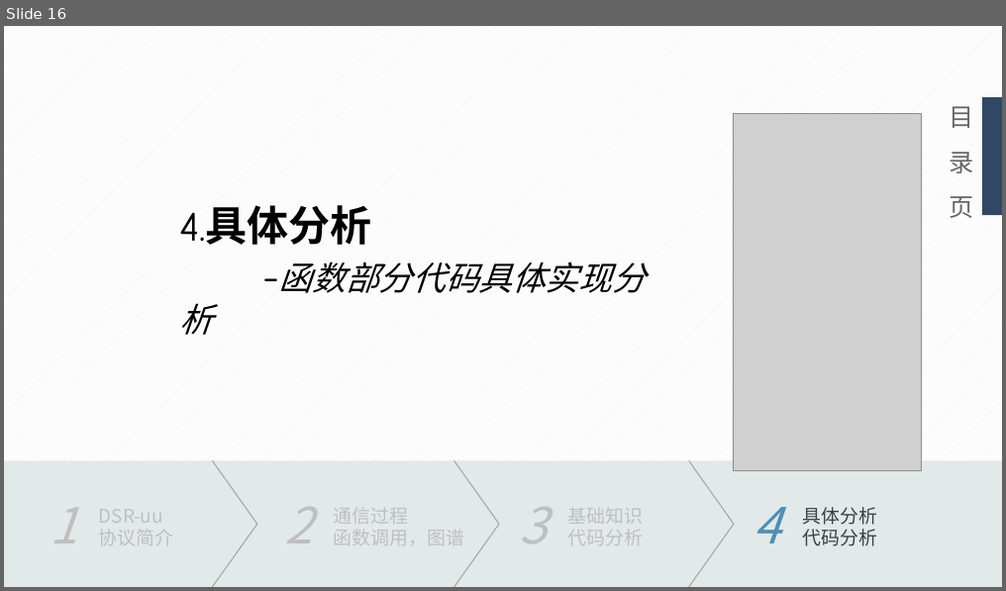
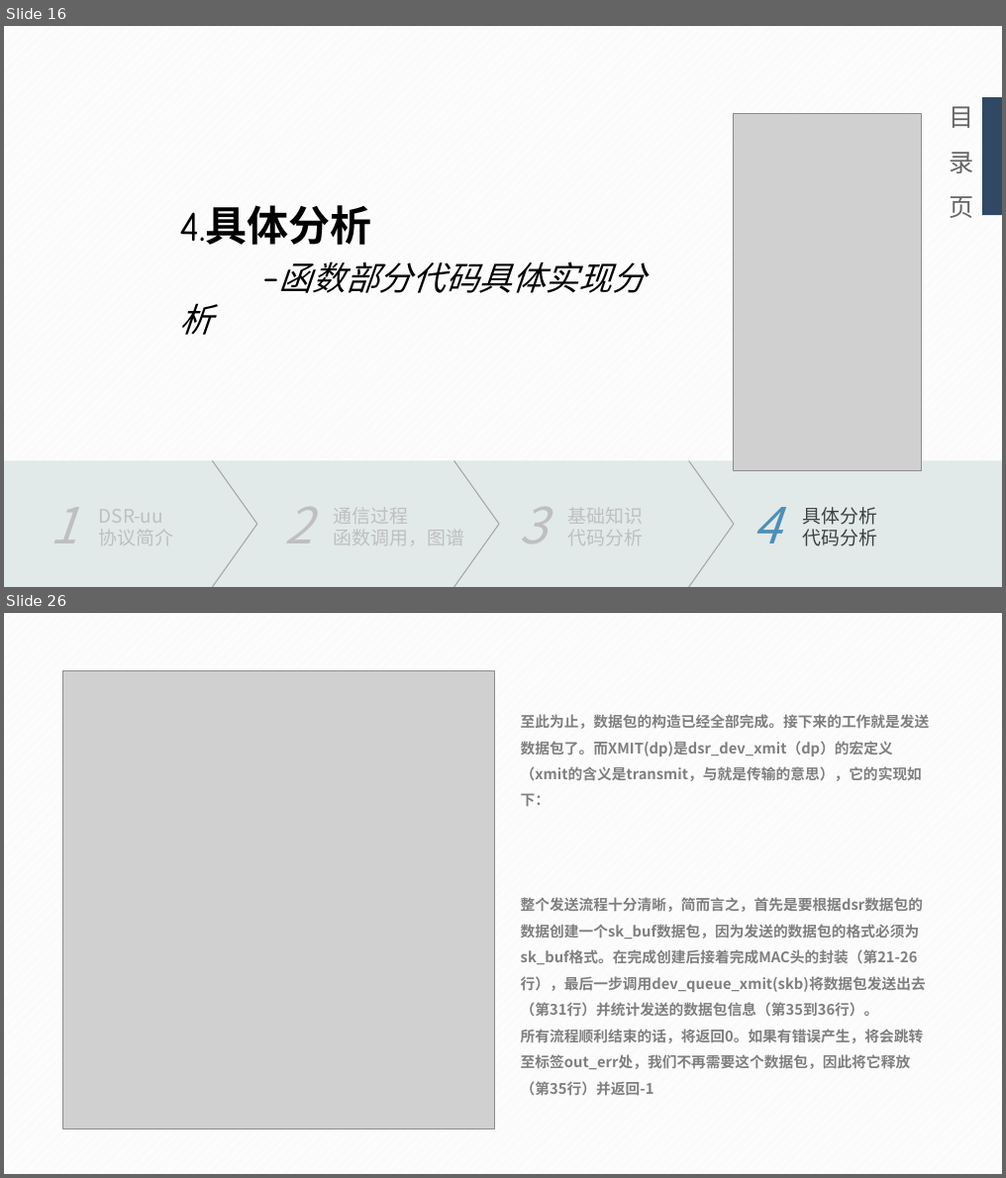
Before and after one commit to Sma-yida/201692204, a slide deck: DSR-uu代码分析.pptx. Shown one above the other, each under a label of ours: slide 16 before the commit, slides 16 and 26 after it; the slides between them are not shown. The pictures are 1006x591 and 1006x1178 pixels, drawn with LibreOffice and Linux fonts; fonts in the diff are those of the drawing; grey boxes stand for pictures. Boxes give left, top, right and bottom in pixels: in the first picture for what was removed or moved away, otherwise in the second. Text is boxed around its words. In the diff, an @@ line names an element or a change of style, - is before the commit and + after.

```diff
--- a/DSR-uu代码分析.pptx
+++ b/DSR-uu代码分析.pptx
@@ slide 26 added at (4,613,1002,1174), background pattern #F2F2F2 on #FFFFFF @@
@@ picture added at (62,670,494,1130) @@
@@ text added at (521,714,930,1069), 14 pt, text #7F7F7F, bold @@
+至此为止，数据包的构造已经全部完成。接下来的工作就是发送数据包了。而XMIT(dp)是dsr_dev_xmit（dp）的宏定义（xmit的含义是transmit，与就是传输的意思），它的实现如下：
+整个发送流程十分清晰，简而言之，首先是要根据dsr数据包的数据创建一个sk_buf数据包，因为发送的数据包的格式必须为sk_buf格式。在完成创建后接着完成MAC头的封装（第21-26行），最后一步调用dev_queue_xmit(skb)将数据包发送出去（第31行）并统计发送的数据包信息（第35到36行）。
+所有流程顺利结束的话，将返回0。如果有错误产生，将会跳转至标签out_err处，我们不再需要这个数据包，因此将它释放（第35行）并返回-1
```
Also in this commit, not shown: 15 slides changed, 4 other slides added.
